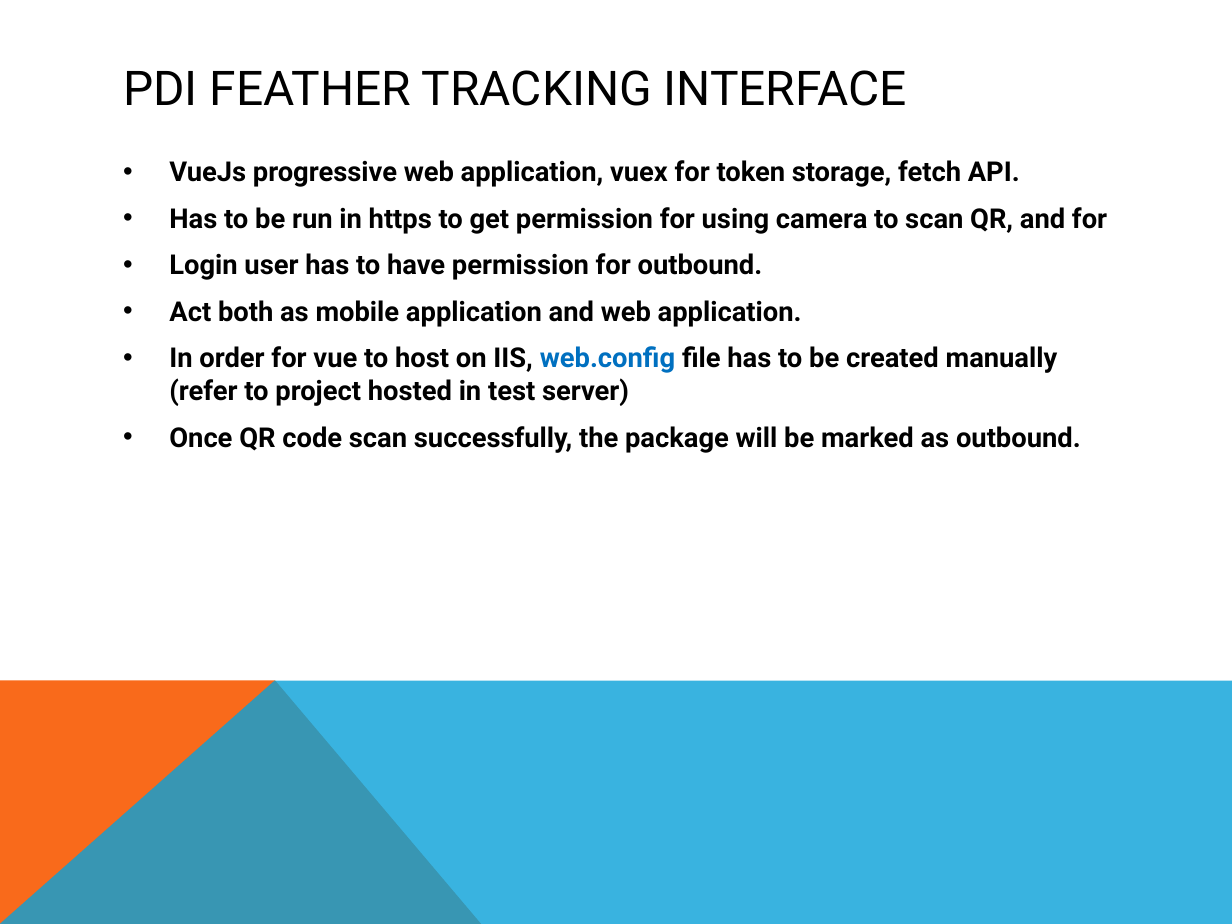
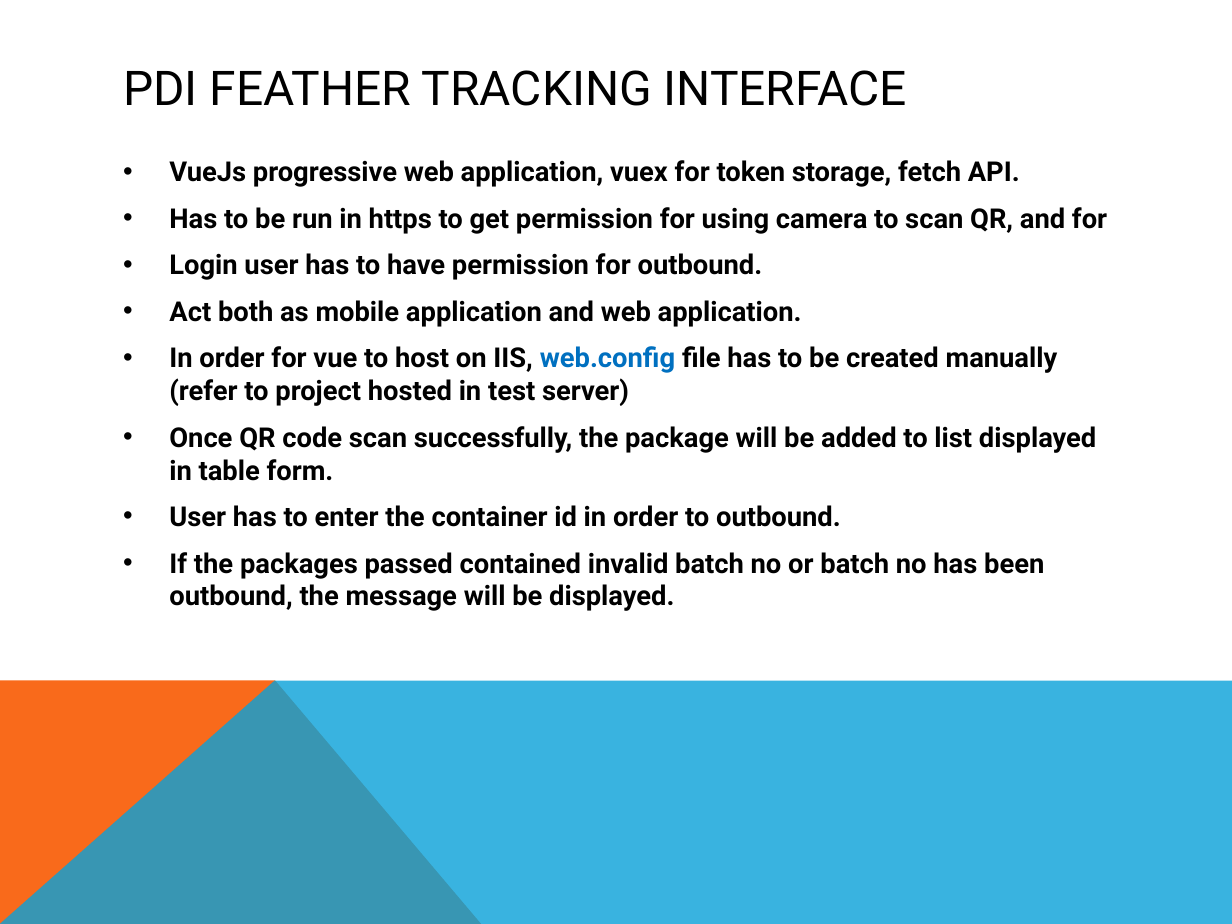
Before and after one commit to chiewx96/PDI_Project, a slide deck: slide 17 of PDI_Feather_Tracking_WPF/PDI_Feather_Tracking_WPF/PDI Feather tracking.pptx. Drawn at 1232x924 pixels with LibreOffice and Linux fonts; fonts in the diff are those of the drawing. Boxes give left, top, right and bottom in pixels: in the first picture for what was removed or moved away, otherwise in the second. Text is boxed around its words. In the diff, an @@ line names an element or a change of style, - is before the commit and + after.

Commit message:
done report reformat add container id for report generation

```diff
--- a/PDI_Feather_Tracking_WPF/PDI_Feather_Tracking_WPF/PDI Feather tracking.pptx
+++ b/PDI_Feather_Tracking_WPF/PDI_Feather_Tracking_WPF/PDI Feather tracking.pptx
@@ text at bbox=[169, 426, 1096, 611]: text changed @@
-• Once QR code scan successfully, the package will be marked as outbound.
+• Once QR code scan successfully, the package will be added to list displayed in table form.
+• User has to enter the container id in order to outbound.
+• If the packages passed contained invalid batch no or batch no has been outbound, the message will be displayed.
```
Also in this commit, not shown: 1 slide added, 7 other files.
